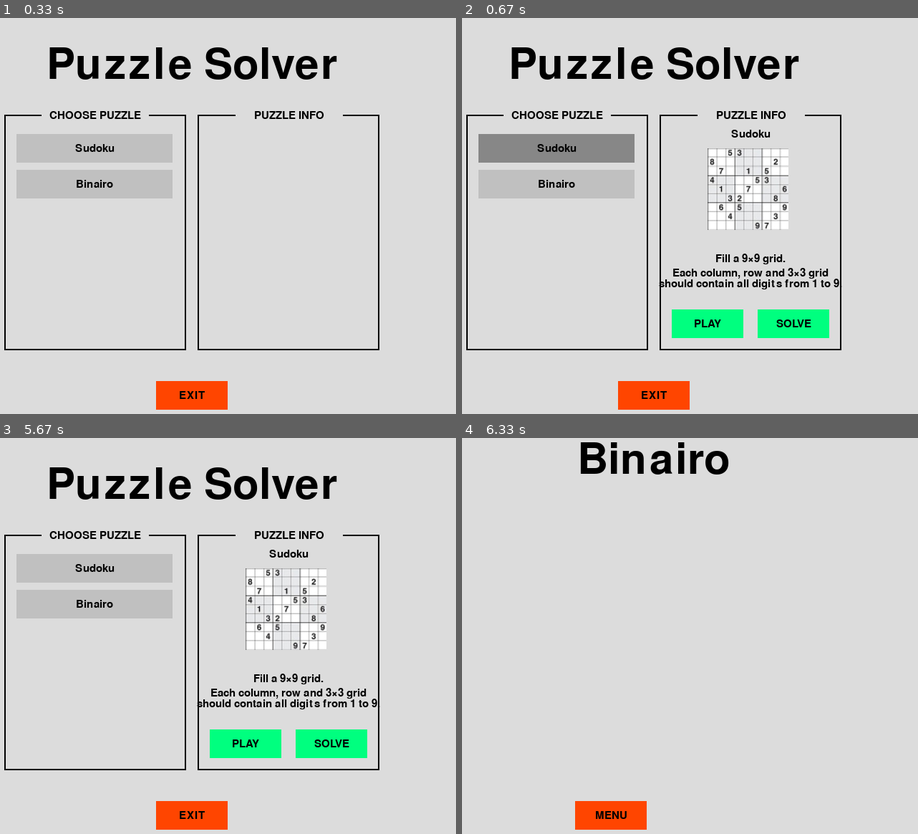
Above: before the commit, frames 1-4 (two rows, left to right).
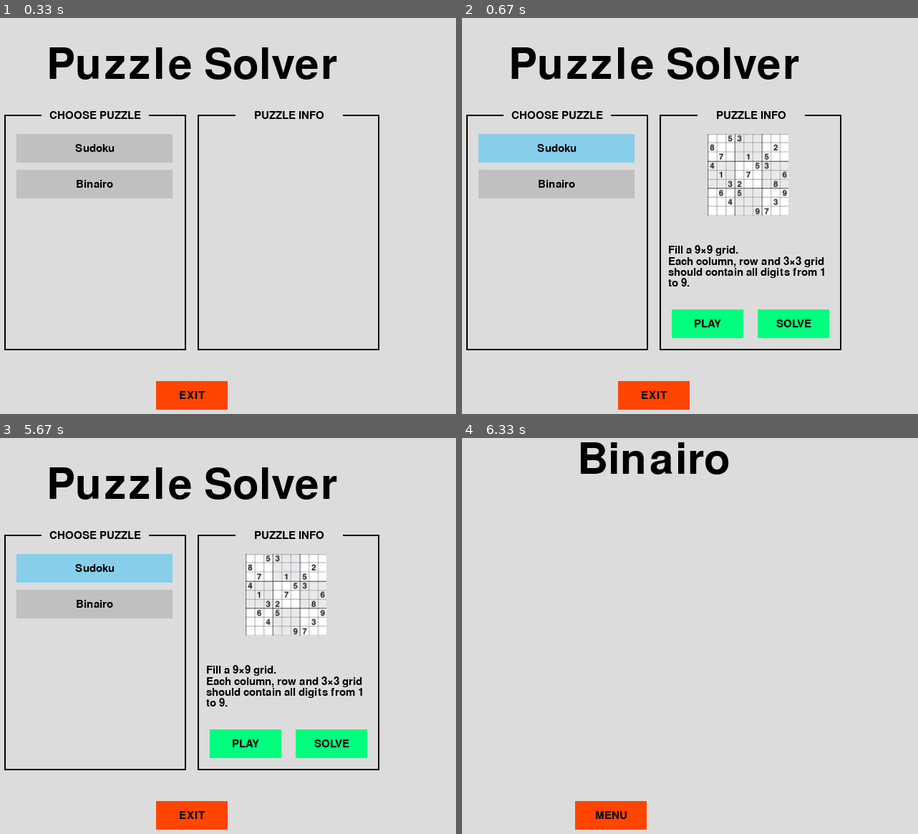
Above: after the commit, the same moments.

Repository: ChristopheVdE/Puzzle-solver
Game: pygame game, started from Application/Pygame/MainMenu.py
Same seed, same stepped clock (60 frames per second), same inputs: the game is played once before the commit and once after it.
Inputs (mouse positions are in pixels of both pictures, inside the frame that each line leads up to):
- Up to frame 1 (0.33 s): no input
- Up to frame 2 (0.67 s): click "Sudoku" at 0.38 s
- Up to frame 3 (5.67 s): click "PLAY" at 0.72 s; press the mouse at (132, 814) at 5.53 s; move the mouse to (186, 707) at 5.63 s
- Up to frame 4 (6.33 s): release the mouse at (708, 600) at 5.77 s; click "Binairo" at 5.88 s; click "PLAY" at 6.22 s

Frame 1 is identical in both runs. In frame 2, 5.9% of the frame differs, in the area x 3-84%, y 28-69%; in frame 3, 5.9%; in frame 4, nothing differs.

Commit message:
main menu v2 done

Diff:
--- a/Application/Pygame/MainMenu.py
+++ b/Application/Pygame/MainMenu.py
@@ -11,17 +11,36 @@
 # ==========================================================================================================
 
 # FUNCTIONS ================================================================================================
-# Text area (for renderign) --------------------------------------------------------------------------------
+# Text area (for renderign) (centered) ---------------------------------------------------------------------
 def TextObject(Text, Font, Color, X, Y):
-    Text = Font.render(Text, True, Color)
-    TextArea = Text.get_rect()
+    TextSurface = Font.render(Text, True, Color)
+    TextArea = TextSurface.get_rect()
     TextArea.center  = (int(X), int(Y))
-    Screen.blit(Text, TextArea)
+    Screen.blit(TextSurface, TextArea)
+
+# Multi line text area (for renderign) (not centered) ------------------------------------------------------
+def MultilineText(Text, Font, Color, pos, MaxWidth, MaxHeight):
+
+    space = Font.size(' ')[0]  # The width of a space.
+    X, Y = pos
+
+    for Sentence in Text.splitlines():
+        for Word in Sentence.split(' '):
+            WordSurface = Font.render(Word, True, Color)
+            WordWidth, WordHeight = WordSurface.get_size()
+
+            if X + WordWidth >= MaxWidth:
+                X = pos[0]          # reset X
+                Y += WordHeight     # jump to next line
+            Screen.blit(WordSurface, (X, Y))
+            X += WordWidth + space
+        X = pos[0]
+        Y += WordHeight
 
 # Create INteractive buttons -------------------------------------------------------------------------------
-def Button(Text, TopLeft, ButtonWidth, ButtonHeight, NormalColor, HighlightColor, mouse):
+def Button(Text, TopLeft, ButtonWidth, ButtonHeight, NormalColor, HighlightColor, mouse, Selected = False):
     # Draw Button & Highlight button if slected & Perform action if pressed
-    if TopLeft[0] + ButtonWidth > mouse[0] > TopLeft[0] and TopLeft[1] + ButtonHeight > mouse[1] > TopLeft[1]:
+    if (TopLeft[0] + ButtonWidth > mouse[0] > TopLeft[0] and TopLeft[1] + ButtonHeight > mouse[1] > TopLeft[1]) or Selected:
         pygame.draw.rect(Screen, HighlightColor, (int(TopLeft[0]), int(TopLeft[1]), ButtonWidth, ButtonHeight))
     else:
         pygame.draw.rect(Screen, NormalColor, (int(TopLeft[0]), int(TopLeft[1]), ButtonWidth, ButtonHeight))
@@ -43,7 +62,7 @@
 black           = (0, 0, 0)
 BackgroundColor = (220,220,220)     #grey (grainsboro)
 ButtonColor     = (192, 192, 192)   #grey (silver)
-HighlightColor  = (135, 135, 135)   #grey (slightly lighter grey)
+HighlightColor  = (135,206,235)     #skyblue
 Playbutton      = (0,255,127)       #springgreen
 PlayHighlight   = (50,205,50)       #limegreen
 
@@ -71,7 +90,7 @@
     Sudoku = False
     Binairo = False
 
-# MAIN LOOP -------------------------------------------------------------------------------------------------
+# MAIN LOOP ------------------------------------------------------------------------------------------------
     while menu:
         for event in pygame.event.get():
             if event.type == pygame.QUIT:
@@ -84,7 +103,7 @@
         mouse = pygame.mouse.get_pos()
         click = pygame.mouse.get_pressed()
 
-# [SUBMENU] CHOOSE PUZZLE ------------------------------------------------------------------------------------
+# [SUBMENU] CHOOSE PUZZLE ----------------------------------------------------------------------------------
     # Submenu settings
         Submenu_X = 140
         Submenu_Y = int(ScreenHeight / 7 + 70)
@@ -103,10 +122,10 @@
     # Submenu - title
         Button("CHOOSE PUZZLE", (Button_X + 35, Submenu_Y - 16), 150, 30, BackgroundColor, BackgroundColor, mouse)
     # Submenu - buttons
-        Button("Sudoku", (Button_X, Button_Y), ButtonWidth, ButtonHeight, ButtonColor, HighlightColor, mouse)
-        Button("Binairo", (Button_X, Button_Y + 50), ButtonWidth, ButtonHeight, ButtonColor, HighlightColor, mouse)
-
-# [SUBMENU] 2) Puzzle info -----------------------------------------------------------------------------
+        Button("Sudoku", (Button_X, Button_Y), ButtonWidth, ButtonHeight, ButtonColor, HighlightColor, mouse, Sudoku)
+        Button("Binairo", (Button_X, Button_Y + 50), ButtonWidth, ButtonHeight, ButtonColor, HighlightColor, mouse, Binairo)
+
+# [SUBMENU] 2) Puzzle info ---------------------------------------------------------------------------------
     # Submenu settings
         Submenu_X = Submenu_X + 260 + 10  # start column 1 + width column 1 + space between columns
 
@@ -124,15 +143,11 @@
             if click[0] == 1: Sudoku = True
             Binairo = False
 
-            # Title
-            TextObject("Sudoku", ButtonFont, black, 535, Submenu_Y + 25)
             # Puzzle image
             image = pygame.image.load(Images + '\Sudoku.jpg')
-            Screen.blit(image, (Submenu_X + 65, Submenu_Y + 45))
+            Screen.blit(image, (Submenu_X + 65, Submenu_Y + 25))
             # Puzzle info
-            TextObject("Fill a 9×9 grid.", ButtonFont, black, 535, Submenu_Y + 200)
-            TextObject("Each column, row and 3×3 grid", ButtonFont, black, 535, Submenu_Y + 220)
-            TextObject("should contain all digits from 1 to 9.", ButtonFont, black, 535, Submenu_Y + 235)
+            MultilineText("Fill a 9×9 grid.\nEach column, row and 3×3 grid should contain all digits from 1 to 9.", ButtonFont, black, (420, Submenu_Y + 180), 650, 250)
             # Play button
             Button("PLAY", (Submenu_X + 15, Submenu_Y + 270), 100, 40, Playbutton, PlayHighlight, mouse)
             if Submenu_X + 15 + 100 > mouse[0] > Submenu_X + 15 and Submenu_Y + 270 + 40 > mouse[1] > Submenu_Y + 270 and click[0] == 1:
@@ -149,15 +164,11 @@
             if click[0] == 1: Binairo = True
             Sudoku = False
 
-            # Title
-            TextObject("Binairo", ButtonFont, black, 535, Submenu_Y + 25)
             # Puzzle image
             image = pygame.image.load(Images + '\Binairo.png')
-            Screen.blit(image, (Submenu_X + 65, Submenu_Y + 45))
+            Screen.blit(image, (Submenu_X + 65, Submenu_Y + 25))
             # Puzzle info
-            TextObject("Each column and row need to have te same ammount of 1 and 0.", ButtonFont, black, 535, Submenu_Y + 200)
-            TextObject("Max 2 times the same number next to eachother.", ButtonFont, black, 535, Submenu_Y + 220)
-            TextObject("No identical rows/ columns alowed", ButtonFont, black, 535, Submenu_Y + 240)
+            MultilineText("Each column/ row needs to have te same ammount of 1 and 0.\nMax 2 times the same number next to eachother.\nNo identical rows/ columns alowed.", ButtonFont, black, (420, Submenu_Y + 150), 650, 250)
             # Play button
             Button("PLAY", (Submenu_X + 15, Submenu_Y + 270), 100, 40, Playbutton, PlayHighlight, mouse)
             if Submenu_X + 15 + 100 > mouse[0] > Submenu_X + 15 and Submenu_Y + 270 + 40 > mouse[1] > Submenu_Y + 270 and click[0] == 1:
